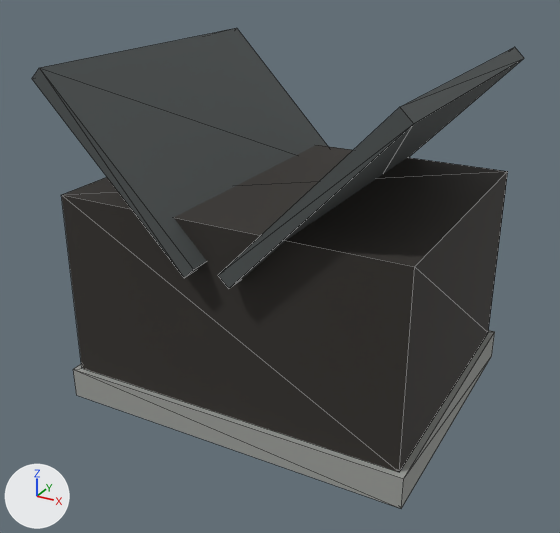
One commit to the glTF model assets/runtime/models/norway/norway-house-charcoal-dark_lod1.glb: the scene before it, then after it.
One viewpoint serves both versions: a camera (50 mm lens) standing at (9.79, -18.66, 12.94) and looking at (-0.13, -0.64, 3.93). The lights are fixed; the arrows at lower left show +X, +Y and +Z. The older version comes first. Mesh edges are drawn as thin lines. Vertices at exactly the same position are counted once.

Before the edit, the objects in view are built like this:
```python
me_cube_142 = bpy.data.meshes.new('Cube.142')
me_cube_142.from_pydata(...)  # a box spanning x -5.0..5.0, y -4.0..4.0, z -2.7..2.7
me_cube_142.materials.append(mat_rf_wall_charcoal_dark)  # dark grey #302d29
me_cube_143 = bpy.data.meshes.new('Cube.143')
me_cube_143.from_pydata(...)  # 8 vertices, 12 faces; spans x -2.3..2.3, y -4.57..4.57, z -2.38..2.38
me_cube_143.materials.append(mat_rf_roof_slate)  # dark grey #4d5252
me_cube_144 = bpy.data.meshes.new('Cube.144')
me_cube_144.from_pydata(...)  # 8 vertices, 12 faces; spans x -2.3..2.3, y -4.57..4.57, z -2.38..2.38
me_cube_144.materials.append(mat_rf_roof_slate)  # dark grey #4d5252
ob_rf_house_roofa = bpy.data.objects.new('RF_House_RoofA', me_cube_143)
ob_rf_house_roofa.location = (-2.65, 0.0, 7.4)
ob_rf_house_roofb = bpy.data.objects.new('RF_House_RoofB', me_cube_144)
ob_rf_house_roofb.location = (2.65, 0.0, 7.4)
ob_rf_house_walls = bpy.data.objects.new('RF_House_Walls', me_cube_142)
ob_rf_house_walls.location = (0.0, 0.0, 3.6)
# also in view: 'RF_House_Foundation' at (0.0, 0.0, 0.45)
```
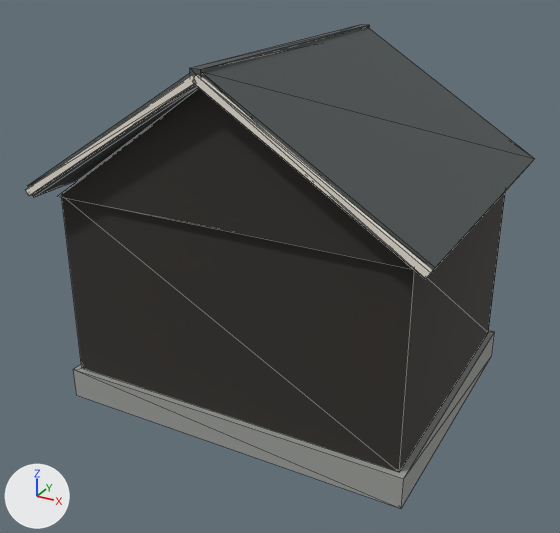
Pixel boxes [x1, y1, x2, y2] of what changed, in the pictures (560 x 533 px):
'RF_House_RoofB', reshaped, moved (11% wider): before [218, 47, 524, 289]; after [195, 28, 534, 278]
'RF_House_RoofA', reshaped, moved: before [32, 28, 328, 278]; after [28, 73, 200, 197]
'RF_House_Gables', added: after [57, 89, 413, 269]
'RF_House_VergeRightFront', added: after [193, 75, 433, 279]
'RF_House_VergeLeftFront', added: after [26, 74, 195, 196]
'RF_House_RidgeCap', added: after [190, 24, 370, 78]

The change, as a diff of the scene's bpy script:
```diff
--- a/assets/runtime/models/norway/norway-house-charcoal-dark_lod1.glb.py
+++ b/assets/runtime/models/norway/norway-house-charcoal-dark_lod1.glb.py
@@ me_cube_143 @@
-me_cube_143.from_pydata(...)  # 8 vertices, 12 faces; spans x -2.3..2.3, y -4.57..4.57, z -2.38..2.38
-me_cube_143.vertices[0].co = (-2.3, -4.57, 2.08)  # pixel (31, 78)
-me_cube_143.vertices[1].co = (-2.0, -4.57, 2.38)  # pixel (39, 67)
-me_cube_143.vertices[2].co = (-2.3, 4.57, 2.08)
-me_cube_143.vertices[3].co = (-2.0, 4.57, 2.38)  # pixel (236, 27)
-me_cube_143.vertices[4].co = (2.0, -4.57, -2.38)  # pixel (184, 278)
-me_cube_143.vertices[5].co = (2.3, -4.57, -2.08)  # pixel (193, 269)
-me_cube_143.vertices[6].co = (2.0, 4.57, -2.38)
-me_cube_143.vertices[7].co = (2.3, 4.57, -2.08)
+me_cube_143.from_pydata(...)  # 8 vertices, 12 faces; spans x -2.85..2.85, y -4.58..4.58, z -1.87..1.87
+# me_cube_143 part 1
+me_cube_143.vertices[0].co = (-2.67, -4.58, -1.87)  # pixel (33, 197)
+me_cube_143.vertices[1].co = (-2.85, -4.58, -1.58)  # pixel (27, 185)
+me_cube_143.vertices[2].co = (-2.67, 4.58, -1.87)
+me_cube_143.vertices[3].co = (-2.85, 4.58, -1.58)
+me_cube_143.vertices[4].co = (2.85, -4.58, 1.58)
+me_cube_143.vertices[5].co = (2.67, -4.58, 1.87)
+me_cube_143.vertices[6].co = (2.85, 4.58, 1.58)
+me_cube_143.vertices[7].co = (2.67, 4.58, 1.87)
 me_cube_143.materials.append(mat_rf_roof_slate)
@@ me_cube_144 @@
-me_cube_144.from_pydata(...)  # 8 vertices, 12 faces; spans x -2.3..2.3, y -4.57..4.57, z -2.38..2.38
-me_cube_144.vertices[0].co = (-2.0, -4.57, -2.38)  # pixel (228, 288)
-me_cube_144.vertices[1].co = (-2.3, -4.57, -2.08)  # pixel (217, 275)
-me_cube_144.vertices[2].co = (-2.0, 4.57, -2.38)
-me_cube_144.vertices[3].co = (-2.3, 4.57, -2.08)
-me_cube_144.vertices[4].co = (2.3, -4.57, 2.08)  # pixel (413, 123)
-me_cube_144.vertices[5].co = (2.0, -4.57, 2.38)  # pixel (399, 106)
-me_cube_144.vertices[6].co = (2.3, 4.57, 2.08)  # pixel (524, 58)
-me_cube_144.vertices[7].co = (2.0, 4.57, 2.38)  # pixel (514, 46)
+me_cube_144.from_pydata(...)  # 8 vertices, 12 faces; spans x -2.85..2.85, y -4.58..4.58, z -1.87..1.87
+# me_cube_144 part 2
+me_cube_144.vertices[0].co = (-2.85, -4.58, 1.58)  # pixel (194, 83)
+me_cube_144.vertices[1].co = (-2.67, -4.58, 1.87)
+me_cube_144.vertices[2].co = (-2.85, 4.58, 1.58)
+me_cube_144.vertices[3].co = (-2.67, 4.58, 1.87)  # pixel (367, 26)
+me_cube_144.vertices[4].co = (2.67, -4.58, -1.87)  # pixel (425, 279)
+me_cube_144.vertices[5].co = (2.85, -4.58, -1.58)  # pixel (435, 267)
+me_cube_144.vertices[6].co = (2.67, 4.58, -1.87)  # pixel (527, 167)
+me_cube_144.vertices[7].co = (2.85, 4.58, -1.58)  # pixel (534, 158)
 me_cube_144.materials.append(mat_rf_roof_slate)
@@ me_cube_189 @@
+me_cube_189.from_pydata([(-2.81, -0.08, 1.65), (-2.71, -0.08, 1.8), (-2.81, 0.08, 1.65), (-2.71, 0.08, 1.8), (2.71, -0.08, -1.8), (2.81, -0.08, -1.65), (2.71, 0.08, -1.8), (2.81, 0.08, -1.65)], [], [(0, 1, 3), (0, 3, 2), (2, 3, 7), (2, 7, 6), (6, 7, 5), (6, 5, 4), (4, 5, 1), (4, 1, 0), (2, 6, 4), (2, 4, 0), (7, 3, 1), (7, 1, 5)])
+me_cube_189.materials.append(mat_rf_warm_white)  # white #efe8dd
@@ me_cube_188 @@
+me_cube_188.from_pydata([(-2.71, -0.08, -1.8), (-2.81, -0.08, -1.65), (-2.71, 0.08, -1.8), (-2.81, 0.08, -1.65), (2.81, -0.08, 1.65), (2.71, -0.08, 1.8), (2.81, 0.08, 1.65), (2.71, 0.08, 1.8)], [], [(0, 1, 3), (0, 3, 2), (2, 3, 7), (2, 7, 6), (6, 7, 5), (6, 5, 4), (4, 5, 1), (4, 1, 0), (2, 6, 4), (2, 4, 0), (7, 3, 1), (7, 1, 5)])
+me_cube_188.materials.append(mat_rf_warm_white)  # white #efe8dd
@@ ob_rf_house_roofa @@
 ob_rf_house_roofa = bpy.data.objects.new('RF_House_RoofA', me_cube_143)
-ob_rf_house_roofa.location = (-2.65, 0.0, 7.4)
+ob_rf_house_roofa.location = (-2.76, 0.0, 8.21)
@@ ob_rf_house_roofb @@
 ob_rf_house_roofb = bpy.data.objects.new('RF_House_RoofB', me_cube_144)
-ob_rf_house_roofb.location = (2.65, 0.0, 7.4)
+ob_rf_house_roofb.location = (2.76, 0.0, 8.21)
@@ ob_rf_house_ridgecap @@
+ob_rf_house_ridgecap = bpy.data.objects.new('RF_House_RidgeCap', me_cube_192)  # a box spanning x -0.14..0.14, y -4.64..4.64, z -0.12..0.12; in mat_rf_roof_slate (dark grey #4d5252)
+ob_rf_house_ridgecap.location = (0.0, 0.0, 10.01)
@@ ob_rf_house_vergerightfront @@
+ob_rf_house_vergerightfront = bpy.data.objects.new('RF_House_VergeRightFront', me_cube_189)
+ob_rf_house_vergerightfront.location = (2.76, -4.62, 8.21)
@@ ob_rf_house_vergeleftfront @@
+ob_rf_house_vergeleftfront = bpy.data.objects.new('RF_House_VergeLeftFront', me_cube_188)
+ob_rf_house_vergeleftfront.location = (-2.76, -4.62, 8.21)
@@ ob_rf_house_gables @@
+ob_rf_house_gables = bpy.data.objects.new('RF_House_Gables', me_rf_house_gables_mesh_011)  # 12 vertices, 16 faces; spans x -5.0..5.0, y -4.16..4.16, z 6.3..9.79; in mat_rf_wall_charcoal_dark (dark grey #302d29)
+ob_rf_house_gables.location = (0.0, 0.0, 0.0)
```
